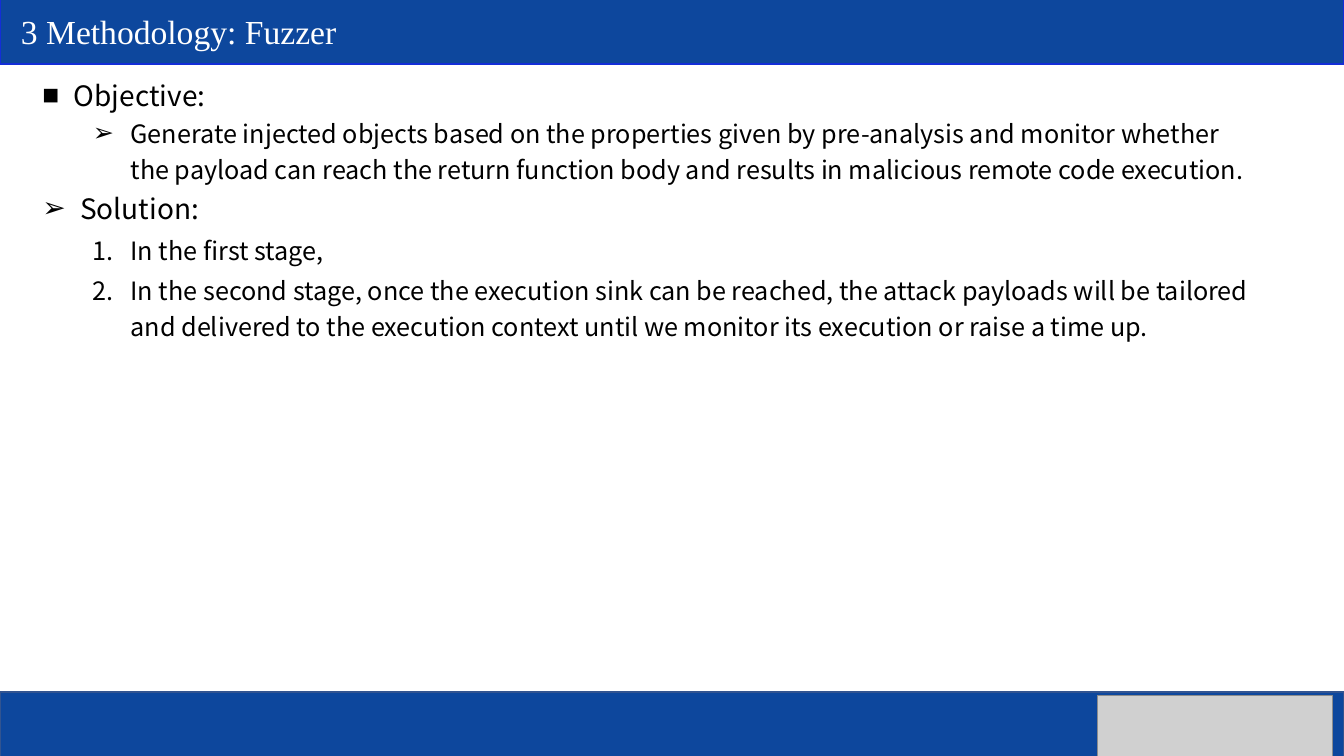
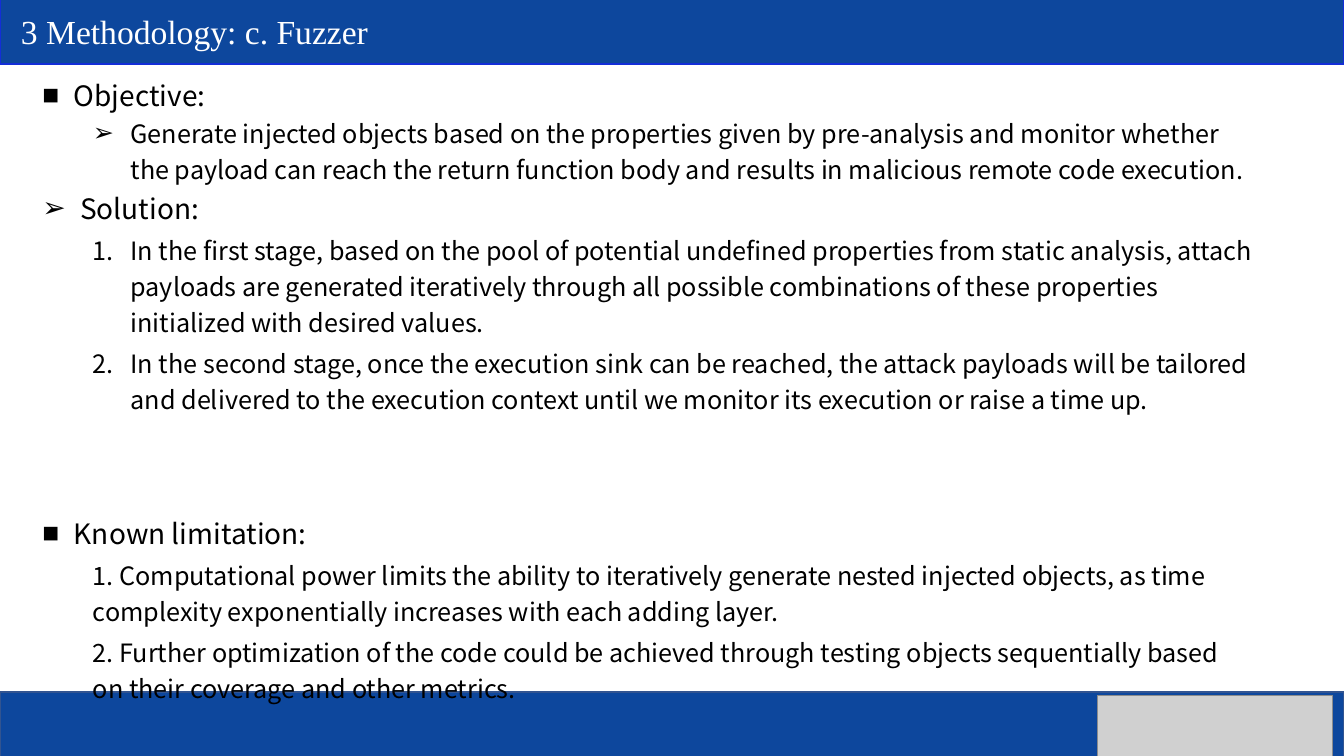
Before and after one commit to jackfromeast/UoPGadget, a slide deck: slide 18 of .assets/PPAEG-final-presentation.pptx (slide 16 before the commit). Drawn at 1344x756 pixels with LibreOffice and Linux fonts; fonts in the diff are those of the drawing; grey boxes stand for pictures. Boxes give left, top, right and bottom in pixels: in the first picture for what was removed or moved away, otherwise in the second. Text is boxed around its words. In the diff, an @@ line names an element or a change of style, - is before the commit and + after.

```diff
--- a/.assets/PPAEG-final-presentation.pptx
+++ b/.assets/PPAEG-final-presentation.pptx
@@ text at [21, 20, 368, 50]: text changed @@
-3 Methodology: Fuzzer
+3 Methodology: c. Fuzzer
@@ text at [131, 239, 1252, 333]: text changed @@
-  1. In the first stage,
+  1. In the first stage, based on the pool of potential undefined properties from static analysis, attach payloads are generated iteratively through all possible combinations of these properties initialized with desired values.
@@ text at [74, 521, 1218, 704]: paragraphs added @@
+■ Known limitation:
+  1. Computational power limits the ability to iteratively generate nested injected objects, as time complexity exponentially increases with each adding layer.
+  2. Further optimization of the code could be achieved through testing objects sequentially based on their coverage and other metrics.
```
Also in this commit, not shown: 9 other slides changed, 2 slides added, 3 other files.
